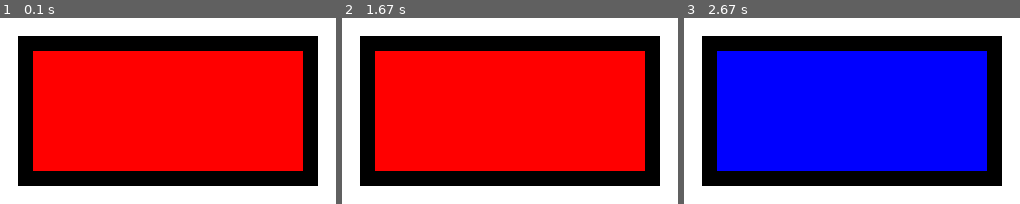
Above: before the commit, frames 1-3 (left to right).
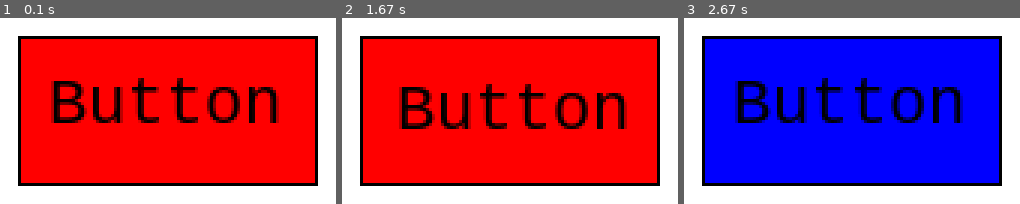
Above: after the commit, the same moments.

Repository: Bredgren/GenericGameEngine
Game: pygame game, started from python/example game/main.py
Two runs of this game, one before a commit and one after it. Both use one fixed random seed, a clock stepped at 60 frames per second and the inputs below. The source is Python 2; it was converted automatically to run under Python 3.
Inputs (mouse positions are in pixels of both pictures, inside the frame that each line leads up to):
- Up to frame 1 (0.1 s): no input
- Up to frame 2 (1.67 s): click (510, 111) at 0.38 s, where only the run after the commit has a clickable "Button"; press the mouse at (510, 111) at 0.7 s; move the mouse to (outside the picture) at 0.8 s; release the mouse at (outside the picture) at 0.93 s; tap Enter at 1 s
- Up to frame 3 (2.67 s): click (852, 111) at 2.38 s, where only the run after the commit has a clickable "Button"

The runs differ from the first frame. In frame 1, 22% of the frame differs, in the area x 6-94%, y 11-89%; in frame 2, 22%; in frame 3, 22%.

Commit message:
Add text.

Diff:
--- a/python/example game/ButtonObject/ButtonObject.py
+++ b/python/example game/ButtonObject/ButtonObject.py
@@ -20,10 +20,15 @@
         self.__color = DT.ShapeColor(fill=DT.Color(self.DEFAULT_COLOR))
         self.__size = DT.Size(w=100, h=50)
         self.__shape_rep = DT.Shape("rectangle", color=self.__color,
-                                    size=self.__size, lineWidth=5)
+                                    size=self.__size, lineWidth=1)
+
+        self.__text_offset = DT.Offset(10, 10)
+        self.__text = DT.Text("Button", font="courier", size=22,
+                              offset=self.__text_offset)
 
         self.__display_info = DT.DisplayRepType(layer=self.__layer,
-                                                shapes=[self.__shape_rep])
+                                                shapes=[self.__shape_rep],
+                                                text=[self.__text])
 
         self.setAttribute(DT.DisplayRep, value=self.__display_info)
 
@@ -48,8 +53,10 @@
             if self.getAttributeValue(MouseWithin):
                 if value:
                     self.__color.fill.value = self.CLICK_COLOR
+                    self.__text_offset.value = (12, 12)
                 else:
                     self.__color.fill.value = self.HOVER_COLOR
+                    self.__text_offset.value = (10, 10)
 
     def __mouseWithinListener(self, value):
         if value:
--- a/python/gge/DisplayTypes.py
+++ b/python/gge/DisplayTypes.py
@@ -19,19 +19,46 @@
     layer: Layer
     images: [Image, ..]
     shapes: [Shape, ..]
+    text: [Text, ...]
     """
-    __slots__ = ("layer", "images", "shapes")
-    def __init__(self, layer=Layer(), images=[], shapes=[]):
+    __slots__ = ("layer", "images", "shapes", "text")
+    def __init__(self, layer=Layer(), images=[], shapes=[], text=[]):
         self.layer = layer
         self.images = images
         self.shapes = shapes
+        self.text = text
 
 class Offset(object):
-    __slots__ = ("x", "y", "z")
+    __slots__ = ("value")
     def __init__(self, x=0, y=0, z=0):
-        self.x = x
-        self.y = y
-        self.z = z
+        if isinstance(x, tuple):
+            self.value = x
+        else:
+            self.value = (x, y, z)
+
+    @property
+    def x(self):
+        return self.value[0]
+
+    @x.setter
+    def x(self, x):
+        self.value = (x, self.value[1], self.value[2])
+
+    @property
+    def y(self):
+        return self.value[1]
+
+    @y.setter
+    def y(self, y):
+        self.value = (self.value[0], y, self.value[2])
+
+    @property
+    def z(self):
+        return self.value[2]
+
+    @z.setter
+    def z(self, z):
+        self.value = (self.value[0], self.value[1], z)
 
 class Image(object):
     """
@@ -48,8 +75,11 @@
     r, g, b = 0 - 255
     """
     __slots__ = ("value")
-    def __init__(self, color=(0, 0, 0)):
-        self.value = color
+    def __init__(self, r=0, g=0, b=0):
+        if isinstance(r, tuple):
+            self.value = r
+        else:
+            self.value = (r, g, b)
 
     @property
     def r(self):
@@ -113,11 +143,46 @@
         self.offset = offset
 
 class Point(object):
-    __slots__ = ("x", "y", "z")
+    __slots__ = ("value")
     def __init__(self, x=0, y=0, z=0):
-        self.x = x
-        self.y = y
-        self.z = z
+        if isinstance(x, tuple):
+            self.value = x
+        else:
+            self.value = (x, y, z)
+
+    @property
+    def x(self):
+        return self.value[0]
+
+    @x.setter
+    def x(self, x):
+        self.value = (x, self.value[1], self.value[2])
+
+    @property
+    def y(self):
+        return self.value[1]
+
+    @y.setter
+    def y(self, y):
+        self.value = (self.value[0], y, self.value[2])
+
+    @property
+    def z(self):
+        return self.value[2]
+
+    @z.setter
+    def z(self, z):
+        self.value = (self.value[0], self.value[1], z)
+
+class Text(object):
+    __slots__ = ("text", "font", "size", "color", "offset")
+    def __init__(self, text="", font="", size=10, color=Color(),
+                 offset=Offset()):
+        self.text = text
+        self.font = font
+        self.size = size
+        self.color = color
+        self.offset = offset
 
 class Resolution(SingletonAttribute):
     """Value type is Size."""
--- a/python/gge/PygameDisplayObject.py
+++ b/python/gge/PygameDisplayObject.py
@@ -66,8 +66,10 @@
         for shape in rep.shapes:
             self.__drawShape(pos, shape)
 
+        for text in rep.text:
+            self.__drawText(pos, text)
+
     def __drawShape(self, pos, shape):
-        # print shape.type, shape.color, shape.size, shape.line_width, shape.points, shape.offset
         x = pos.x + shape.offset.x
         y = pos.y + shape.offset.y
         rect = pygame.Rect(x, y, shape.size.w, shape.size.h)
@@ -76,6 +78,15 @@
             pygame.draw.rect(self.__display, shape.color.line.value, rect,
                              shape.lineWidth)
 
+    def __drawText(self, pos, text):
+        x = pos.x + text.offset.x
+        y = pos.y + text.offset.y
+        # TODO: cache fonts? (or image)
+        font = pygame.font.SysFont(text.font, text.size)
+        txt = font.render(text.text, True, text.color.value)
+        rect = txt.get_rect(topleft=(x, y))
+        self.__display.blit(txt, rect)
+
     # def __drawImage(self, source, offset):
     #     print source, offset
     #     image = self.__getImage(source)
